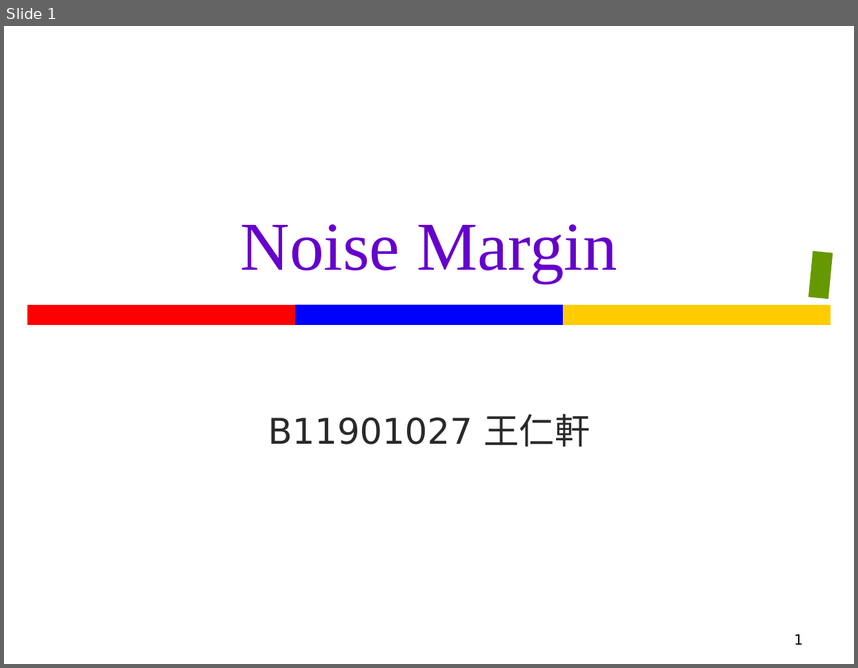
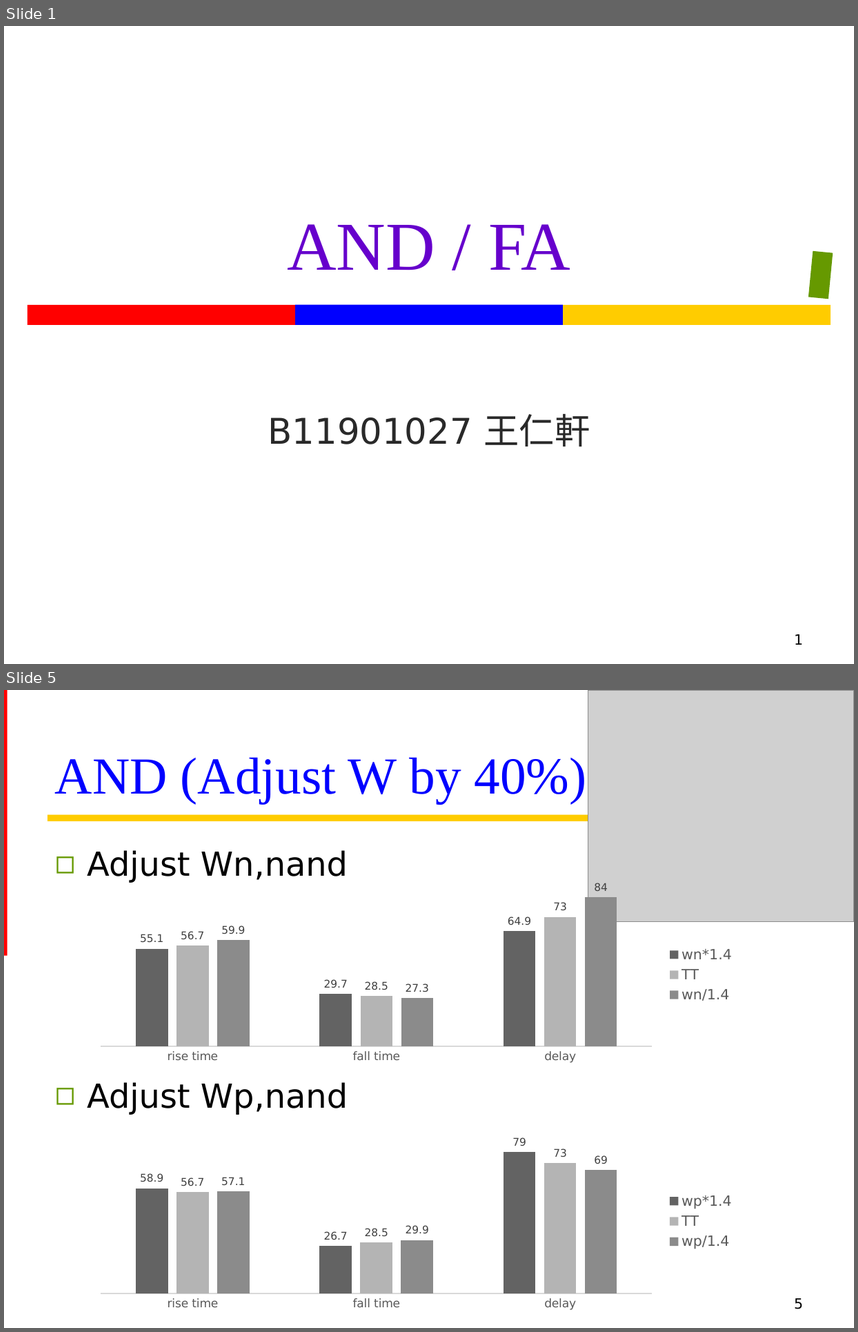
Before and after one commit to Oniontow/TTLiu_Project, a slide deck: andfa/FAND.pptx. Shown one above the other, each under a label of ours: slide 1 before the commit, slides 1 and 5 after it; the slides between them are not shown. The pictures are 858x668 and 858x1332 pixels, drawn with LibreOffice and Linux fonts; fonts in the diff are those of the drawing; grey boxes stand for pictures. Boxes give left, top, right and bottom in pixels: in the first picture for what was removed or moved away, otherwise in the second. Text is boxed around its words. In the diff, an @@ line names an element or a change of style, - is before the commit and + after.

```diff
--- a/andfa/FAND.pptx
+++ b/andfa/FAND.pptx
@@ slide 5 added at (4,690,854,1328), background #FFFFFF @@
@@ rectangle added at (4,690,7,956), fill #FF0000 @@
@@ picture added at (588,690,854,922) @@
@@ title added at (55,757,587,803), 44 pt, text #0000FF @@
+AND (Adjust W by 40%)
@@ rectangle added at (47,815,811,822), fill #FFCC00 @@
@@ text added at (87,850,348,1114), 28 pt, text #000000 @@
+◻ Adjust Wn,nand
+◻ Adjust Wp,nand
@@ column chart added at (87,881,744,1066) @@
+categories: rise time, fall time, delay
+wn*1.4: 55.1, 29.7, 64.9
+TT: 56.7, 28.5, 73
+wn/1.4: 59.9, 27.3, 84
@@ column chart added at (87,1129,744,1313) @@
+categories: rise time, fall time, delay
+wp*1.4: 58.9, 26.7, 79
+TT: 56.7, 28.5, 73
+wp/1.4: 57.1, 29.9, 69
@@ page number added at (794,1298,803,1309), 12 pt, text #000000 @@
+5
@@ slide 1 changed as well @@
@@ title at (287,224,570,270): text changed @@
-Noise Margin
+AND / FA
```
Also in this commit, not shown: 1 other slide changed, 7 other slides added, 2 slides removed, 1 other file.
